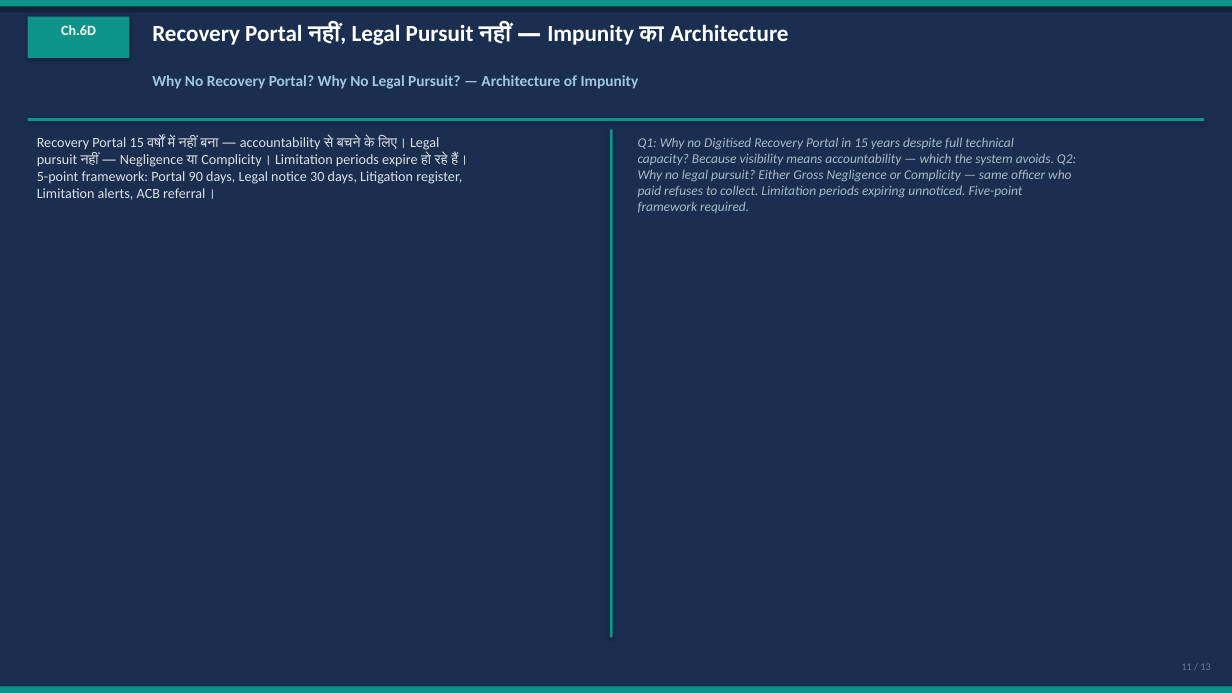
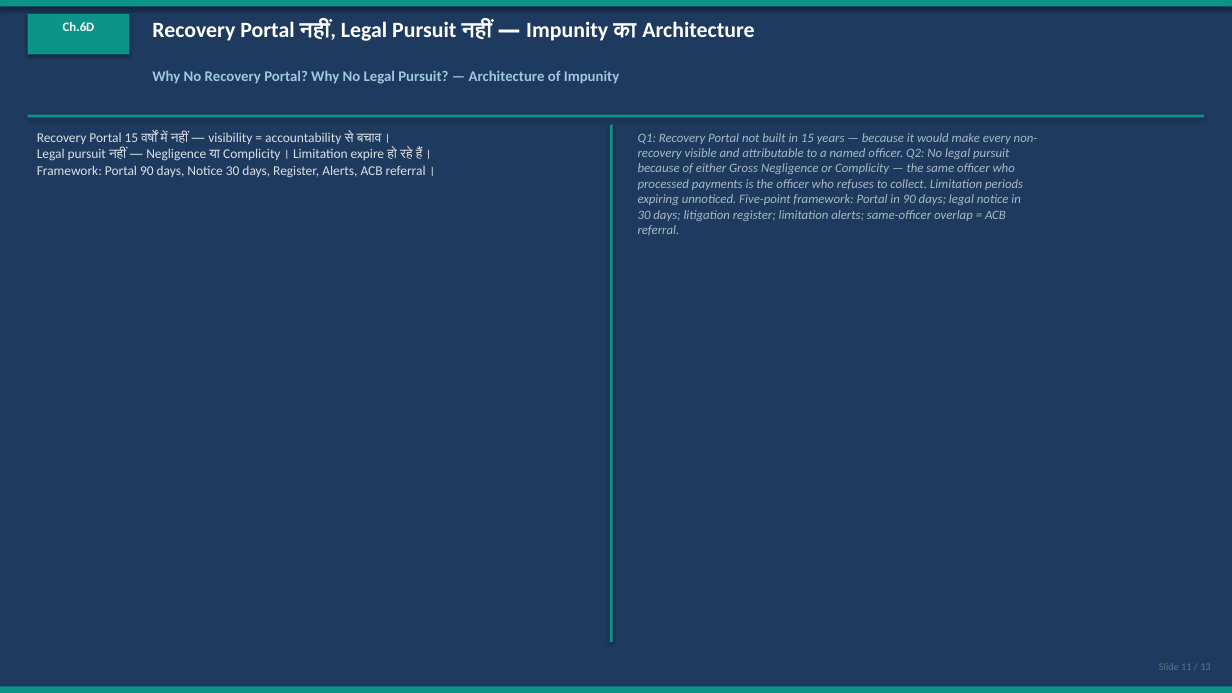
Before and after one commit to CRAJKUMARSINGH/News-Article-Elaborator, a slide deck: slide 11 of artifacts/rajasthan-ifms-crisis/PWD-eMB-Corruption-Investigation.pptx. Drawn at 1232x693 pixels with LibreOffice and Linux fonts; fonts in the diff are those of the drawing. Boxes give left, top, right and bottom in pixels: in the first picture for what was removed or moved away, otherwise in the second. Text is boxed around its words. In the diff, an @@ line names an element or a change of style, - is before the commit and + after.

Commit message:
Clean full regeneration — all exports rewritten from scratch
- Deleted old generate_exports.py + regen_emb.py approach
- New print_all.py: single clean script, all 14 chapters in IFMS
  article + 13 chapters in eMB article fully regenerated
- Cache cleared before run
- All 6 files rebuilt: DOCX 39KB, PDF 12KB, PPTX 59KB (IFMS)
  and DOCX 38KB, PDF 9KB, PPTX 52KB (eMB)
- PPTX now has improved cover, facts grid, chapter slides with
  Hindi/English two-column layout, and updated CTA closing slide
  with impunity architecture quote

```diff
--- a/artifacts/rajasthan-ifms-crisis/PWD-eMB-Corruption-Investigation.pptx
+++ b/artifacts/rajasthan-ifms-crisis/PWD-eMB-Corruption-Investigation.pptx
@@ background #1A2E50 to #1E3A5F @@
@@ text "Ch.6D" at [63, 22, 95, 31]: size 11 to 10 pt @@
@@ text "Recovery Portal नहीं, Legal Pursuit ..." at [152, 20, 754, 41]: size 18 to 17 pt @@
@@ text "Why No Recovery Portal? Why ..." at [152, 70, 619, 84]: size 12 to 11.5 pt @@
@@ rectangle: place and size @@
-rectangle at [28, 118, 1204, 121]
+rectangle at [28, 115, 1204, 117]
@@ text at [37, 132, 436, 178]: text changed; size 11 to 10.5 pt; text colour #DCE1E6 to #DAE0E6 @@
-Recovery Portal 15 वर्षों में नहीं बना — accountability से बचने के लिए। Legal
-pursuit नहीं — Negligence या Complicity। Limitation periods expire हो रहे हैं।
-5-point framework: Portal 90 days, Legal notice 30 days, Litigation register,
-Limitation alerts, ACB referral।
+Recovery Portal 15 वर्षों में नहीं — visibility = accountability से बचाव।
+Legal pursuit नहीं — Negligence या Complicity। Limitation expire हो रहे हैं।
+Framework: Portal 90 days, Notice 30 days, Register, Alerts, ACB referral।
@@ rectangle: place and size @@
-rectangle at [610, 129, 613, 638]
+rectangle at [610, 125, 613, 642]
@@ text at [638, 133, 1038, 236]: text changed; size 10.5 to 10 pt; text colour #AAB9C3 to #A8B9C3 @@
-Q1: Why no Digitised Recovery Portal in 15 years despite full technical
-capacity? Because visibility means accountability — which the system avoids. Q2:
-Why no legal pursuit? Either Gross Negligence or Complicity — same officer who
-paid refuses to collect. Limitation periods expiring unnoticed. Five-point
-framework required.
+Q1: Recovery Portal not built in 15 years — because it would make every non-
+recovery visible and attributable to a named officer. Q2: No legal pursuit
+because of either Gross Negligence or Complicity — the same officer who
+processed payments is the officer who refuses to collect. Limitation periods
+expiring unnoticed. Five-point framework: Portal in 90 days; legal notice in
+30 days; litigation register; limitation alerts; same-officer overlap = ACB
+referral.
@@ text at [1159, 663, 1210, 670]: text changed; text colour #64788C to #647382 @@
-11 / 13
+Slide 11 / 13
```
Also in this commit, not shown: 13 other slides changed, 6 other files.
